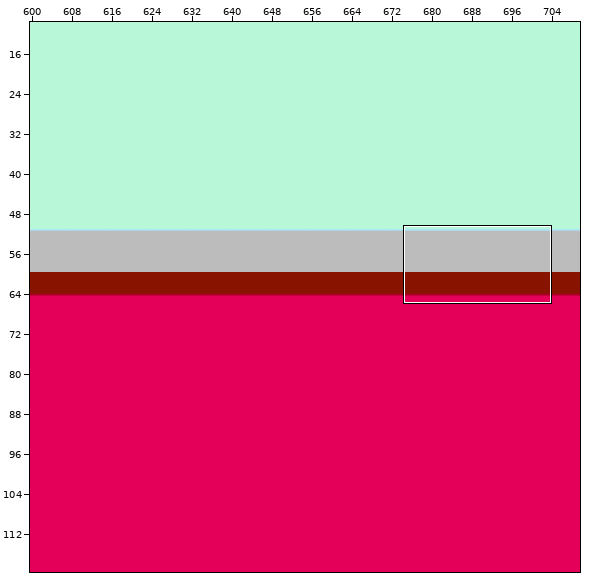
An edit to a level. Tiled map, android/assets/tilemap_01.tmx. Above, an overview of the earlier version with the close-up marked.
Close-up. As it was:
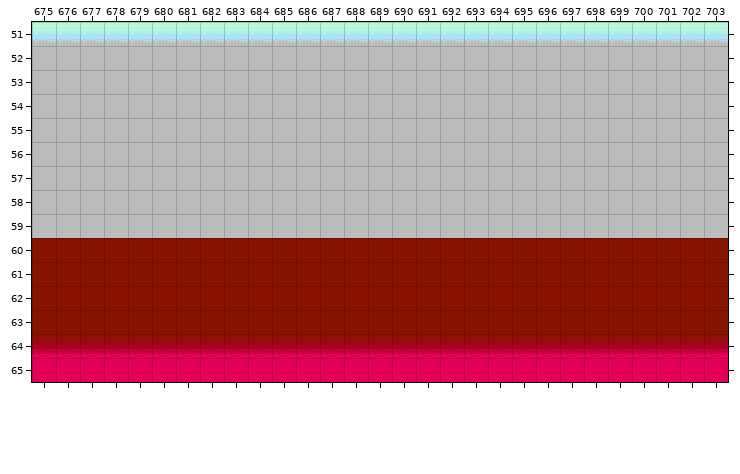
Cells are 16x16 px. Shown: x 675..703, y 51..65. The commit also changed other parts of the map, which this record leaves out.
After:
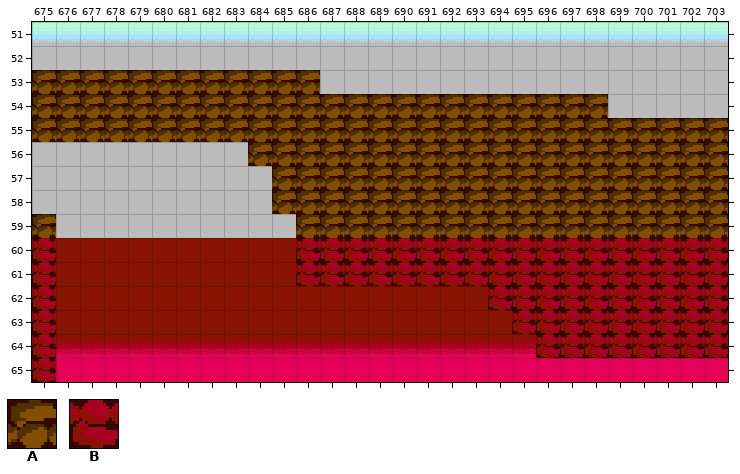
Key: from "tileset_backgrounds": A 127, B 155.
_ is an empty cell, . an unchanged one.
Tiles of an added or newly shown layer are drawn over the layers below it.
Diff:
--- layer "Platfs" (now shown)
@@ x 675..703 @@
-53 ____________.................
-54 ________________________.....
-55 _____________________________
-56 .........____________________
-57 ..........___________________
-58 ..........___________________
-59 _..........__________________
-60 _..........__________________
-61 _..........__________________
-62 _..................__________
-63 _..................._________
-64 _....................________
-65 _............................
+53 AAAAAAAAAAAA.................
+54 AAAAAAAAAAAAAAAAAAAAAAAA.....
+55 AAAAAAAAAAAAAAAAAAAAAAAAAAAAA
+56 .........AAAAAAAAAAAAAAAAAAAA
+57 ..........AAAAAAAAAAAAAAAAAAA
+58 ..........AAAAAAAAAAAAAAAAAAA
+59 A..........AAAAAAAAAAAAAAAAAA
+60 B..........BBBBBBBBBBBBBBBBBB
+61 B..........BBBBBBBBBBBBBBBBBB
+62 B..................BBBBBBBBBB
+63 B...................BBBBBBBBB
+64 B....................BBBBBBBB
+65 B............................
